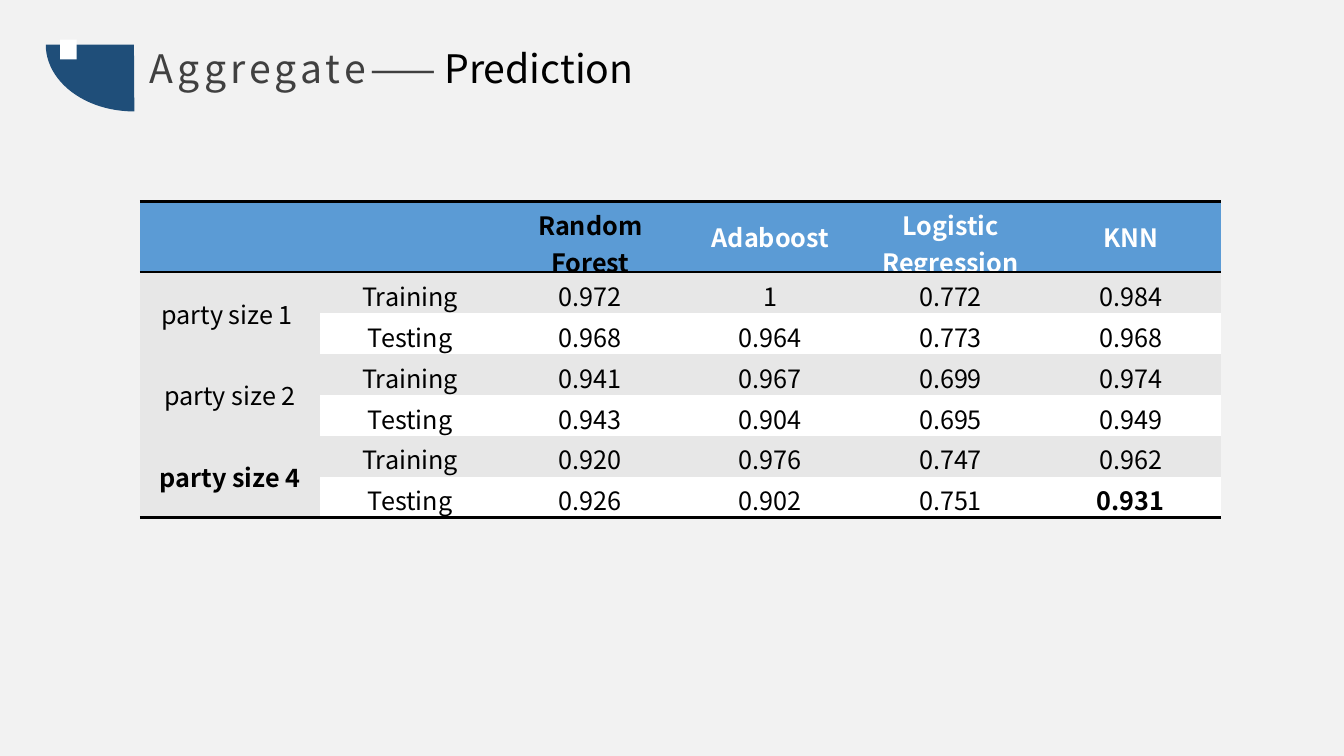
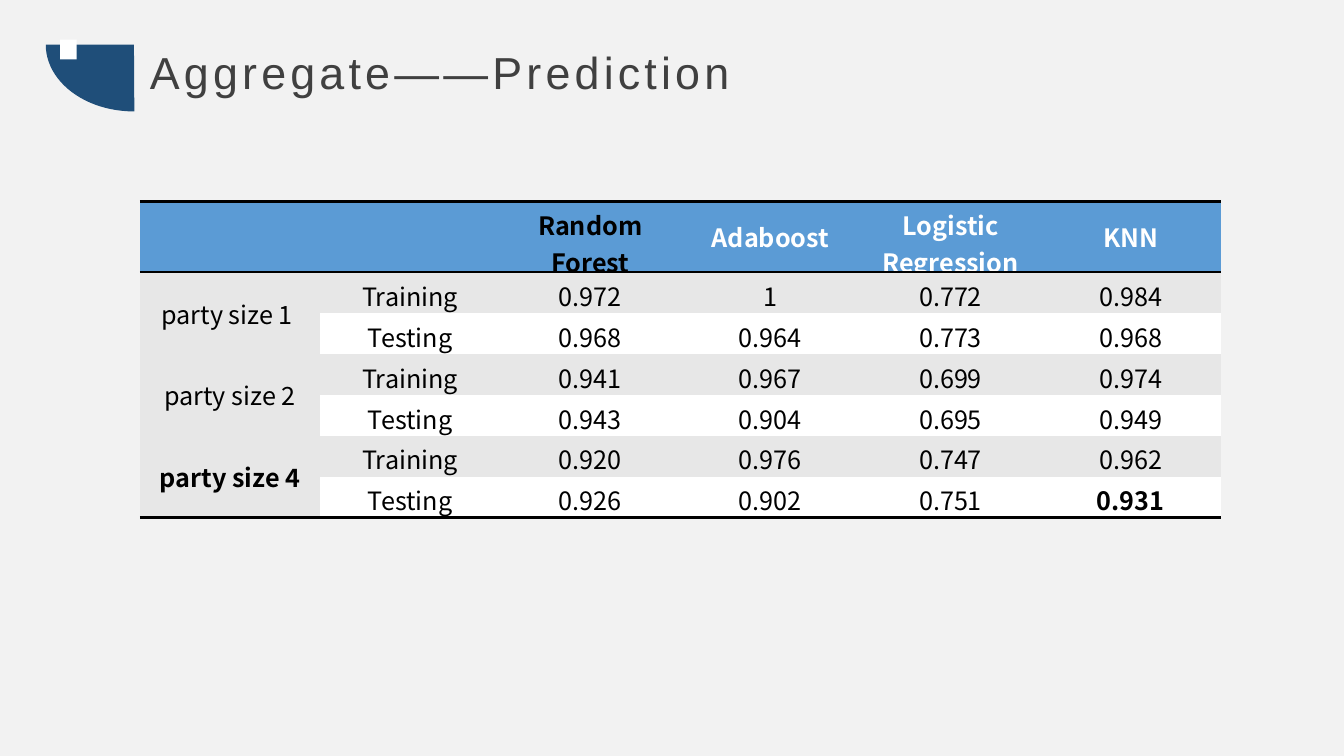
Before and after one commit to reaperConan/PUBG-data-analysis, a slide deck: slide 12 of slide.pptx. Drawn at 1344x756 pixels with LibreOffice and Linux fonts; fonts in the diff are those of the drawing. Boxes give left, top, right and bottom in pixels: in the first picture for what was removed or moved away, otherwise in the second. Text is boxed around its words. In the diff, an @@ line names an element or a change of style, - is before the commit and + after.

```diff
--- a/slide.pptx
+++ b/slide.pptx
@@ text "Aggregate——Prediction" at bbox=[150, 56, 729, 98]: size 28 to 32 pt, font Noto Sans CJK SC to Arial; text colour #000000 to #404040, letter spacing 0 to 3 pt in "Aggregate——Prediction" @@
```
Also in this commit, not shown: 13 other slides changed, 1 other file.
